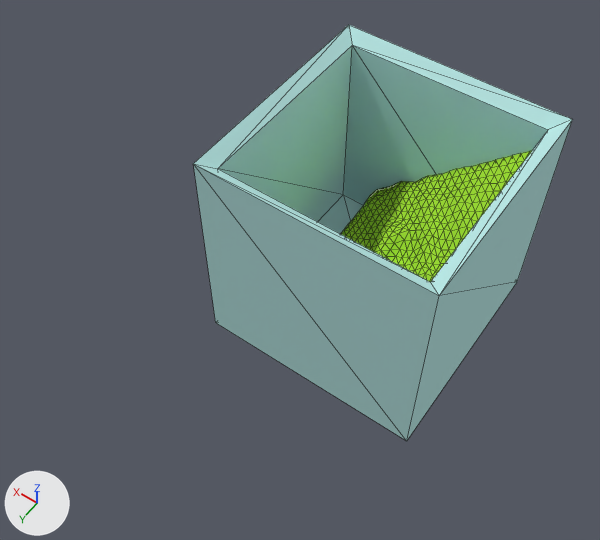
The Blender file test/demo_scene.blend: old version first, new version second.
Both versions are drawn from a 50 mm camera at (-15.4, 15.1, 31.0) aimed at (-2.6, -2.9, 2.7). Lighting does not change. The marker at lower left points along +X, +Y and +Z. Mesh edges are drawn as thin lines.

Names of what the first picture shows: 'water_container', 'water_land'.
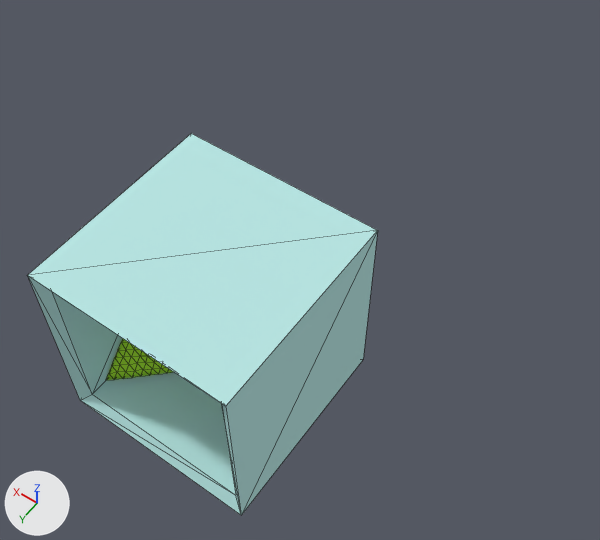
Diff of the bpy script that builds the scene:
```diff
--- a/test/demo_scene.blend.py
+++ b/test/demo_scene.blend.py
@@ me_water_land_mesh @@
 me_water_land_mesh.from_pydata(...)  # 582 vertices, 1160 faces; spans x -3.47..3.45, y -3.47..3.52, z -3.07..4.89
 # used by ob_water_land; location = (-5.91, -5.9, 3.76)
+# me_water_land_mesh part 1: the whole mesh is multiplied about its middle by the matrix ((-1.0, 0.0, 0.0), (0.0, 0.0, 1.0), (0.0, 1.0, 0.0)), then moved by (-0.02, 1.15, -0.85)
 me_water_land_mesh.materials.append(mat_material_003)
@@ me_water_container_mesh @@
 me_water_container_mesh.from_pydata(...)  # 16 vertices, 28 faces; spans x -5.0..5.0, y -5.0..5.0, z -5.03..4.97
 # used by ob_water_container; location = (-5.0, -5.01, 5.05)
+# me_water_container_mesh part 2: the whole mesh is turned -90 degrees about the x axis through the mesh origin
 me_water_container_mesh.materials.append(mat_material_001)
@@ ob_water_land @@
 ob_water_land = bpy.data.objects.new('water_land', me_water_land_mesh)
-ob_water_land.location = (-5.91, -5.9, 3.76)
+ob_water_land.location = (0.91, -1.46, -0.75)
@@ ob_water_container @@
 ob_water_container = bpy.data.objects.new('water_container', me_water_container_mesh)
-ob_water_container.location = (-5.0, -5.01, 5.05)
+ob_water_container.location = (0.0, 0.0, 0.0)
```

What differs and where, as boxes (x1, y1, x2, y2) in the pictures (600 x 540 px):
'water_container', mesh turned, moved
    before: (193, 25, 573, 441)
    after: (28, 133, 378, 515)
'water_land', reshaped, moved
    before: (341, 151, 532, 282)
    after: (106, 339, 173, 380)
